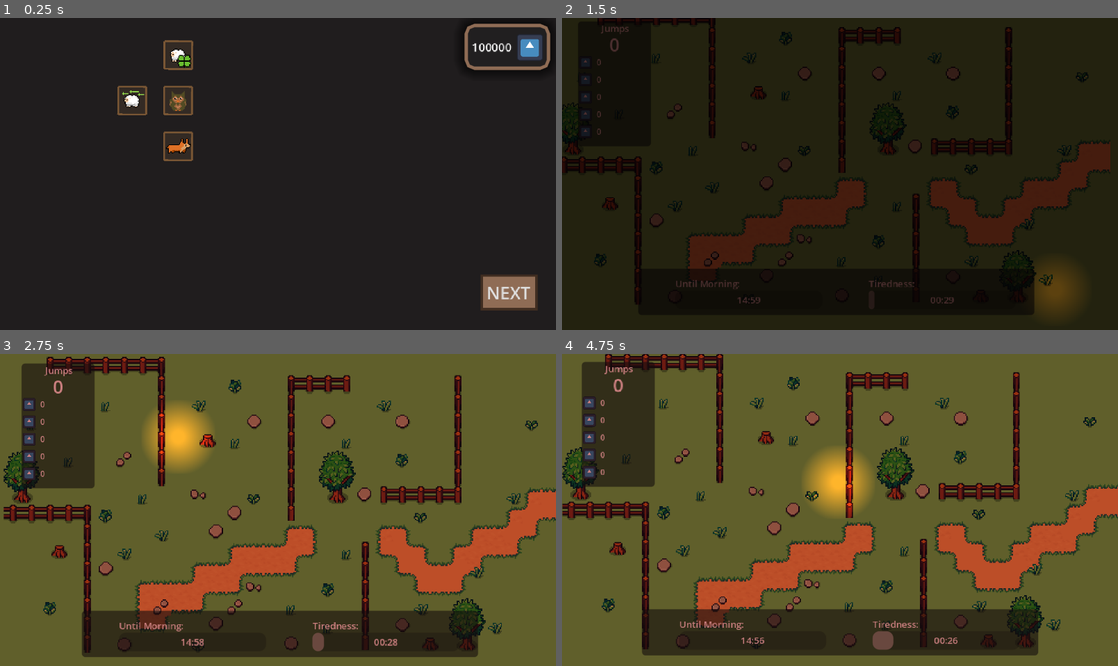
Above: before the commit, frames 1-4 (two rows, left to right).
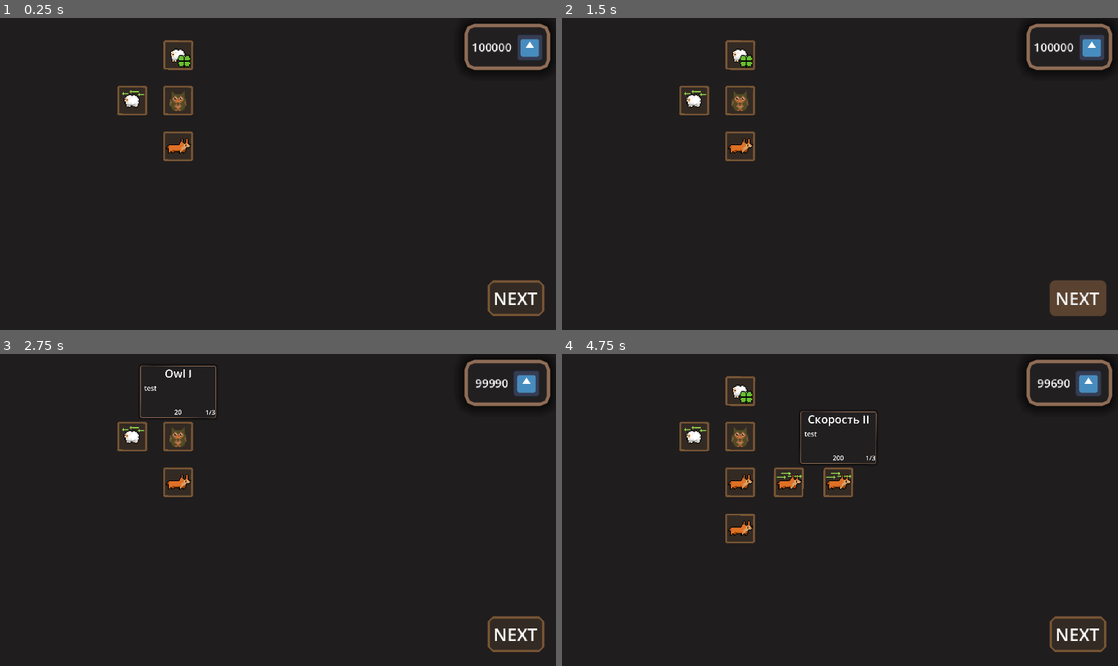
Above: after the commit, the same moments.

Repository: kandlash/Count-The-Sheep
Game: Godot game, scene res://scenes/upgrade_shop.tscn
The game is run twice, just before and just after one commit, with the same random seed, the same clock (stepped at 60 frames per second) and the same inputs. This scene is started directly instead of the project's main scene. The engine's default icon, where the game draws it, is replaced by a stand-in: a white triangle on a blue panel in a dark square. Sound files missing from this copy of the repository are replaced by a short silence.
Inputs (mouse positions are in pixels of both pictures, inside the frame that each line leads up to):
- Up to frame 1 (0.25 s): no input
- Up to frame 2 (1.5 s): click "NEXT" at 0.5 s; click (1079, 298) at 1.25 s, where only the run after the commit has a clickable "NEXT"
- Up to frame 3 (2.75 s): click (177, 435) at 2 s, where only the run after the commit has a clickable "test"
- Up to frame 4 (4.75 s): click (739, 481) at 2.75 s, where only the run after the commit has a clickable "test"; click (789, 481) at 3.5 s, where only the run after the commit has a clickable "test"; click (840, 481) at 4.25 s, where only the run after the commit has a clickable "test"

The runs differ from the first frame. In frame 1, 1.2% of the frame differs, in the area x 86-98%, y 82-96%; in frame 2, 15%; in frame 3, 82%; in frame 4, 82%, in the area x 0-100%, y 0-100%.

Commit message:
new upgrades

Diff:
--- a/scenes/money_count.tscn
+++ b/scenes/money_count.tscn
@@ -3,6 +3,7 @@
 [ext_resource type="Script" uid="uid://cflrdcsxowdni" path="res://scripts/money_count.gd" id="1_iaony"]
 [ext_resource type="Texture2D" uid="uid://d1v0oxc03b7es" path="res://icon.svg" id="2_gq3fm"]
 [ext_resource type="Texture2D" uid="uid://dm0ry6jw84fv4" path="res://assets/sprites/20250420manaSoulHeaderA-Sheet.png" id="3_0j7l4"]
+[ext_resource type="PackedScene" uid="uid://bcijxcxc35oqi" path="res://scenes/next_button.tscn" id="4_7s07o"]
 
 [sub_resource type="StyleBoxFlat" id="StyleBoxFlat_gq3fm"]
 bg_color = Color(0, 0, 0, 1)
@@ -77,22 +78,6 @@
 [sub_resource type="LabelSettings" id="LabelSettings_0j7l4"]
 font_size = 10
 
-[sub_resource type="StyleBoxFlat" id="StyleBoxFlat_yoy78"]
-bg_color = Color(0.3541258, 0.25773245, 0.19408664, 1)
-
-[sub_resource type="StyleBoxFlat" id="StyleBoxFlat_jh3e3"]
-bg_color = Color(0.56078434, 0.42352942, 0.33333334, 1)
-border_width_left = 2
-border_width_top = 2
-border_width_right = 2
-border_width_bottom = 2
-border_color = Color(0.2535206, 0.17999935, 0.13140383, 1)
-
-[sub_resource type="Theme" id="Theme_dddj4"]
-Button/font_sizes/font_size = 15
-Button/styles/hover = SubResource("StyleBoxFlat_yoy78")
-Button/styles/normal = SubResource("StyleBoxFlat_jh3e3")
-
 [node name="money_count" type="Control" unique_id=710266520]
 layout_mode = 3
 anchors_preset = 15
@@ -426,21 +411,11 @@
 texture = ExtResource("2_gq3fm")
 expand_mode = 2
 
-[node name="next_button" type="Button" parent="." unique_id=1691241050]
-layout_mode = 1
-anchors_preset = 3
-anchor_left = 1.0
-anchor_top = 1.0
-anchor_right = 1.0
-anchor_bottom = 1.0
-offset_left = -65.0
-offset_top = -48.0
-offset_right = -16.0
-offset_bottom = -17.0
-grow_horizontal = 0
-grow_vertical = 0
-theme = SubResource("Theme_dddj4")
-disabled = true
-text = "NEXT"
+[node name="next_button" parent="." unique_id=1598570472 instance=ExtResource("4_7s07o")]
+layout_mode = 1
+offset_left = -58.0
+offset_top = -41.0
+offset_right = -9.0
+offset_bottom = -10.0
 
 [connection signal="pressed" from="next_button" to="." method="_on_next_button_pressed"]
--- /dev/null
+++ b/scenes/next_button.tscn
@@ -0,0 +1,43 @@
+[gd_scene format=3 uid="uid://bcijxcxc35oqi"]
+
+[sub_resource type="StyleBoxFlat" id="StyleBoxFlat_yoy78"]
+bg_color = Color(0.3541258, 0.25773245, 0.19408664, 1)
+corner_radius_top_left = 5
+corner_radius_top_right = 5
+corner_radius_bottom_right = 5
+corner_radius_bottom_left = 5
+
+[sub_resource type="StyleBoxFlat" id="StyleBoxFlat_jh3e3"]
+bg_color = Color(0.2, 0.16470589, 0.14117648, 1)
+border_width_left = 2
+border_width_top = 2
+border_width_right = 2
+border_width_bottom = 2
+border_color = Color(0.4745098, 0.3372549, 0.20392157, 1)
+corner_radius_top_left = 4
+corner_radius_top_right = 4
+corner_radius_bottom_right = 4
+corner_radius_bottom_left = 4
+corner_detail = 1
+
+[sub_resource type="Theme" id="Theme_dddj4"]
+Button/colors/font_color = Color(1, 1, 1, 1)
+Button/font_sizes/font_size = 15
+Button/styles/hover = SubResource("StyleBoxFlat_yoy78")
+Button/styles/normal = SubResource("StyleBoxFlat_jh3e3")
+
+[node name="next_button" type="Button" unique_id=1598570472]
+anchors_preset = 3
+anchor_left = 1.0
+anchor_top = 1.0
+anchor_right = 1.0
+anchor_bottom = 1.0
+offset_left = -65.0
+offset_top = -48.0
+offset_right = -16.0
+offset_bottom = -17.0
+grow_horizontal = 0
+grow_vertical = 0
+theme = SubResource("Theme_dddj4")
+disabled = true
+text = "NEXT"
--- a/scenes/upgrade_shop.tscn
+++ b/scenes/upgrade_shop.tscn
@@ -8,6 +8,10 @@
 [ext_resource type="Texture2D" uid="uid://bjj5b62k3vv5f" path="res://assets/sprites/upgrade_icons/dog_upgrade.png" id="4_qu5s7"]
 [ext_resource type="Texture2D" uid="uid://cu24x8j6x52mu" path="res://assets/sprites/upgrade_icons/shee_lucky_upgrade.png" id="4_ybft6"]
 [ext_resource type="Texture2D" uid="uid://d1v0oxc03b7es" path="res://icon.svg" id="5_54pk2"]
+[ext_resource type="Texture2D" uid="uid://caifbefs6piv7" path="res://assets/sprites/upgrade_icons/dog_speed_upgrade.png" id="5_q1psx"]
+[ext_resource type="Texture2D" uid="uid://e32o4pylq7gg" path="res://assets/sprites/upgrade_icons/shee_feed_upgrade.png" id="6_lt0d2"]
+[ext_resource type="Texture2D" uid="uid://baocqqy5x0bc1" path="res://assets/sprites/upgrade_icons/big_brain_upgrade.png" id="8_mndg8"]
+[ext_resource type="PackedScene" uid="uid://bcijxcxc35oqi" path="res://scenes/next_button.tscn" id="9_o5je6"]
 
 [sub_resource type="StyleBoxFlat" id="StyleBoxFlat_7s07o"]
 bg_color = Color(0.12941177, 0.12156863, 0.1254902, 1)
@@ -29,22 +33,6 @@
 [sub_resource type="LabelSettings" id="LabelSettings_ybft6"]
 font_size = 10
 
-[sub_resource type="StyleBoxFlat" id="StyleBoxFlat_yoy78"]
-bg_color = Color(0.3541258, 0.25773245, 0.19408664, 1)
-
-[sub_resource type="StyleBoxFlat" id="StyleBoxFlat_jh3e3"]
-bg_color = Color(0.56078434, 0.42352942, 0.33333334, 1)
-border_width_left = 2
-border_width_top = 2
-border_width_right = 2
-border_width_bottom = 2
-border_color = Color(0.2535206, 0.17999935, 0.13140383, 1)
-
-[sub_resource type="Theme" id="Theme_dddj4"]
-Button/font_sizes/font_size = 15
-Button/styles/hover = SubResource("StyleBoxFlat_yoy78")
-Button/styles/normal = SubResource("StyleBoxFlat_jh3e3")
-
 [node name="UpgradeShop" type="Control" unique_id=1169477032]
 layout_mode = 3
 anchors_preset = 15
@@ -53,6 +41,8 @@
 grow_horizontal = 2
 grow_vertical = 2
 script = ExtResource("1_ya5xe")
+metadata/_edit_vertical_guides_ = [1326.0, 1043.0]
+metadata/_edit_horizontal_guides_ = [224.0, 20.0, -158.0]
 
 [node name="ColorRect" type="ColorRect" parent="." unique_id=1915249550]
 z_index = -25
@@ -60,10 +50,10 @@
 anchors_preset = 15
 anchor_right = 1.0
 anchor_bottom = 1.0
-offset_left = -5093.0
-offset_top = -4616.0
-offset_right = 6424.0
-offset_bottom = 6150.0
+offset_left = -5080.0
+offset_top = -4461.0
+offset_right = 6437.0
+offset_bottom = 6305.0
 grow_horizontal = 2
 grow_vertical = 2
 color = Color(0.1254902, 0.11372549, 0.11764706, 1)
@@ -86,6 +76,30 @@
 texture_normal = ExtResource("4_qu5s7")
 upgrade_id = "dog_1"
 
+[node name="UpgradeNode17" parent="GraphRoot" unique_id=939890506 instance=ExtResource("1_v8ny2")]
+offset_left = 915.00006
+offset_top = 491.0
+offset_right = 1043.0
+offset_bottom = 619.0
+texture_normal = ExtResource("5_q1psx")
+upgrade_id = "speedy_dogs_1"
+
+[node name="UpgradeNode18" parent="GraphRoot" unique_id=1453832302 instance=ExtResource("1_v8ny2")]
+offset_left = 1129.0
+offset_top = 491.0
+offset_right = 1257.0
+offset_bottom = 619.0
+texture_normal = ExtResource("5_q1psx")
+upgrade_id = "speedy_dogs_2"
+
+[node name="UpgradeNode19" parent="GraphRoot" unique_id=529551412 instance=ExtResource("1_v8ny2")]
+offset_left = 1326.0001
+offset_top = 491.0
+offset_right = 1454.0001
+offset_bottom = 619.0
+texture_normal = ExtResource("5_q1psx")
+upgrade_id = "speedy_dogs_3"
+
 [node name="UpgradeNode8" parent="GraphRoot" unique_id=1236975622 instance=ExtResource("1_v8ny2")]
 offset_left = 705.0
 offset_top = 690.99994
@@ -109,6 +123,34 @@
 offset_bottom = 421.0
 upgrade_id = "owl_2"
 
+[node name="UpgradeNode13" parent="GraphRoot" unique_id=316448916 instance=ExtResource("1_v8ny2")]
+offset_left = 916.0
+offset_top = -108.0
+offset_right = 1044.0
+offset_bottom = 20.0
+upgrade_id = "raririty_bonuses_1"
+
+[node name="UpgradeNode14" parent="GraphRoot" unique_id=1016548520 instance=ExtResource("1_v8ny2")]
+offset_left = 1130.0001
+offset_top = -108.0
+offset_right = 1258.0001
+offset_bottom = 20.0
+upgrade_id = "raririty_bonuses_2"
+
+[node name="UpgradeNode15" parent="GraphRoot" unique_id=559977083 instance=ExtResource("1_v8ny2")]
+offset_left = 1326.0001
+offset_top = -107.99997
+offset_right = 1454.0001
+offset_bottom = 20.0
+upgrade_id = "raririty_bonuses_3"
+
+[node name="UpgradeNode16" parent="GraphRoot" unique_id=148115241 instance=ExtResource("1_v8ny2")]
+offset_left = 1504.0001
+offset_top = -107.99997
+offset_right = 1632.0001
+offset_bottom = 20.0
+upgrade_id = "raririty_bonuses_4"
+
 [node name="UpgradeNode3" parent="GraphRoot" unique_id=158135056 instance=ExtResource("1_v8ny2")]
 offset_left = 1129.0
 offset_top = 294.0
@@ -124,6 +166,30 @@
 texture_normal = ExtResource("4_ybft6")
 upgrade_id = "lucky_1"
 
+[node name="UpgradeNode10" parent="GraphRoot" unique_id=601516112 instance=ExtResource("1_v8ny2")]
+offset_left = 918.0
+offset_top = 97.0
+offset_right = 1046.0
+offset_bottom = 225.0
+texture_normal = ExtResource("6_lt0d2")
+upgrade_id = "feed_1"
+
+[node name="UpgradeNode11" parent="GraphRoot" unique_id=1944615102 instance=ExtResource("1_v8ny2")]
+offset_left = 1130.0001
+offset_top = 97.0
+offset_right = 1258.0001
+offset_bottom = 225.0
+texture_normal = ExtResource("6_lt0d2")
+upgrade_id = "feed_2"
+
+[node name="UpgradeNode12" parent="GraphRoot" unique_id=1923201656 instance=ExtResource("1_v8ny2")]
+offset_left = 1327.0
+offset_top = 97.0
+offset_right = 1455.0
+offset_bottom = 225.0
+texture_normal = ExtResource("6_lt0d2")
+upgrade_id = "feed_3"
+
 [node name="UpgradeNode5" parent="GraphRoot" unique_id=1611075887 instance=ExtResource("1_v8ny2")]
 offset_left = 706.0
 offset_top = -108.000015
@@ -147,6 +213,30 @@
 offset_bottom = 421.0
 texture_normal = ExtResource("4_8qunu")
 upgrade_id = "speedy_sheep_1"
+
+[node name="UpgradeButton4" parent="GraphRoot" unique_id=1883955249 instance=ExtResource("1_v8ny2")]
+offset_left = 507.0
+offset_top = 95.0
+offset_right = 635.0
+offset_bottom = 223.0
+texture_normal = ExtResource("8_mndg8")
+upgrade_id = "big_brain_1"
+
+[node name="UpgradeButton5" parent="GraphRoot" unique_id=360698294 instance=ExtResource("1_v8ny2")]
+offset_left = 507.00003
+offset_top = -109.0
+offset_right = 635.0
+offset_bottom = 19.0
+texture_normal = ExtResource("8_mndg8")
+upgrade_id = "big_brain_2"
+
+[node name="UpgradeButton6" parent="GraphRoot" unique_id=366254117 instance=ExtResource("1_v8ny2")]
+offset_left = 507.00003
+offset_top = -287.0
+offset_right = 635.0
+offset_bottom = -159.0
+texture_normal = ExtResource("8_mndg8")
+upgrade_id = "big_brain_3"
 
 [node name="UpgradeButton2" parent="GraphRoot" unique_id=453049788 instance=ExtResource("1_v8ny2")]
 offset_left = 319.00003
@@ -205,19 +295,9 @@
 texture = ExtResource("5_54pk2")
 expand_mode = 2
 
-[node name="next_button" type="Button" parent="CanvasLayer" unique_id=842067315]
-anchors_preset = 3
-anchor_left = 1.0
-anchor_top = 1.0
-anchor_right = 1.0
-anchor_bottom = 1.0
-offset_left = -65.0
-offset_top = -48.0
-offset_right = -16.0
-offset_bottom = -17.0
-grow_horizontal = 0
-grow_vertical = 0
-theme = SubResource("Theme_dddj4")
-text = "NEXT"
-
-[connection signal="pressed" from="CanvasLayer/next_button" to="." method="_on_next_button_pressed"]
+[node name="next_button" parent="CanvasLayer" unique_id=1598570472 instance=ExtResource("9_o5je6")]
+offset_left = -59.0
+offset_top = -43.0
+offset_right = -10.0
+offset_bottom = -12.0
+disabled = false
--- a/scripts/money_count.gd
+++ b/scripts/money_count.gd
@@ -107,8 +107,6 @@
 # --------------------------------------------------
 
 func _animate_money_gain(amount: int):
-	if amount <= 0:
-		return
 
 	var start_money = G.money
 	var end_money = G.money + amount
--- a/scripts/upgrades/upgrade_data.gd
+++ b/scripts/upgrades/upgrade_data.gd
@@ -46,7 +46,7 @@
 		"max_level": 1,
 		"cost": [200],
 		"parents": [],
-		"next": ["lucky_2"],
+		"next": ["lucky_2", "feed_1"],
 
 		"effects": [
 			[{ "type": "lucky", "value": 0.10 }]
@@ -82,7 +82,7 @@
 		"max_level": 3,
 		"cost": [50, 100, 150],
 		"parents": [],
-		"next": ["speedy_sheep_2"],
+		"next": ["speedy_sheep_2", "big_brain_1"],
 
 		"effects": [
 			[{ "type": "sheep_speed_percent", "value": 5.0 }],
@@ -151,5 +151,184 @@
 			[{ "type": "spawn_dog", "value": 1 }]
 		]
 	},
+	"feed_1": {
+		"name": "Прикормка I",
+		"max_level": 3,
+		"cost": [100, 200, 300],
+		"parents": ["lucky_1"],
+		"next": ["feed_2"],
+
+		"effects": [
+			[{ "type": "sheep_max_time", "value": 10 }],
+			[{ "type": "sheep_max_time", "value": 10 }],
+			[{ "type": "sheep_max_time", "value": 10 }]
+		]
+	},
+	"feed_2": {
+		"name": "Прикормка II",
+		"max_level": 3,
+		"cost": [400, 500, 600],
+		"parents": ["feed_1"],
+		"next": ["feed_3"],
+
+		"effects": [
+			[{ "type": "sheep_max_time", "value": 10 }],
+			[{ "type": "sheep_max_time", "value": 10 }],
+			[{ "type": "sheep_max_time", "value": 10 }]
+		]
+	},
+	"feed_3": {
+		"name": "Прикормка III",
+		"max_level": 3,
+		"cost": [700, 800, 900],
+		"parents": ["feed_2"],
+		"next": [],
+
+		"effects": [
+			[{ "type": "sheep_max_time", "value": 20 }],
+			[{ "type": "sheep_max_time", "value": 30 }],
+			[{ "type": "sheep_max_time", "value": 50 }]
+		]
+	},
+
+	"big_brain_1": {
+		"name": "Ум I",
+		"max_level": 3,
+		"cost": [100, 200, 300],
+		"parents": ["speedy_sheep_1"],
+		"next": ["big_brain_2"],
+
+		"effects": [
+			[{ "type": "sheep_confusion_time", "value": 5 }],
+			[{ "type": "sheep_confusion_time", "value": 5 }],
+			[{ "type": "sheep_confusion_time", "value": 5 }]
+		]
+	},
+
+	"big_brain_2": {
+		"name": "Ум II",
+		"max_level": 3,
+		"cost": [400, 500, 600],
+		"parents": ["big_brain_1"],
+		"next": ["big_brain_3"],
+
+		"effects": [
+			[{ "type": "sheep_confusion_time", "value": 5 }],
+			[{ "type": "sheep_confusion_time", "value": 5 }],
+			[{ "type": "sheep_confusion_time", "value": 5 }]
+		]
+	},
+
+	"big_brain_3": {
+		"name": "Ум III",
+		"max_level": 3,
+		"cost": [700, 800, 900],
+		"parents": ["big_brain_2"],
+		"next": [],
+
+		"effects": [
+			[{ "type": "sheep_confusion_time", "value": 5 }],
+			[{ "type": "sheep_confusion_time", "value": 5 }],
+			[{ "type": "sheep_confusion_time", "value": 5 }]
+		]
+	},
+
+	"raririty_bonuses_1": {
+		"name": "Бонусы I",
+		"max_level": 3,
+		"cost": [100, 200, 300],
+		"parents": ["lucky_2"],
+		"next": ["raririty_bonuses_2"],
+
+		"effects": [
+			[{ "type": "uncomon_bonuses", "value": 10 }],
+			[{ "type": "uncomon_bonuses", "value": 10 }],
+			[{ "type": "uncomon_bonuses", "value": 10 }]
+		]
+	},
+
+	"raririty_bonuses_2": {
+		"name": "Бонусы II",
+		"max_level": 3,
+		"cost": [400, 500, 600],
+		"parents": ["raririty_bonuses_1"],
+		"next": ["raririty_bonuses_3"],
+
+		"effects": [
+			[{ "type": "rare_bonuses", "value": 10 }],
+			[{ "type": "rare_bonuses", "value": 10 }],
+			[{ "type": "rare_bonuses", "value": 10 }]
+		]
+	},
+
+	"raririty_bonuses_3": {
+		"name": "Бонусы III",
+		"max_level": 3,
+		"cost": [400, 500, 600],
+		"parents": ["raririty_bonuses_2"],
+		"next": ["raririty_bonuses_4"],
+
+		"effects": [
+			[{ "type": "epic_bonuses", "value": 10 }],
+			[{ "type": "epic_bonuses", "value": 10 }],
+			[{ "type": "epic_bonuses", "value": 10 }]
+		]
+	},
+
+	"raririty_bonuses_4": {
+		"name": "Бонусы IIII",
+		"max_level": 3,
+		"cost": [400, 500, 600],
+		"parents": ["raririty_bonuses_3"],
+		"next": [],
+
+		"effects": [
+			[{ "type": "legend_bonuses", "value": 10 }],
+			[{ "type": "legend_bonuses", "value": 10 }],
+			[{ "type": "legend_bonuses", "value": 10 }]
+		]
+	},
+
+	"speedy_dogs_1": {
+		"name": "Скорость I",
+		"max_level": 3,
+		"cost": [100, 200, 300],
+		"parents": ["dog_1"],
+		"next": ["speedy_dogs_2"],
+
+		"effects": [
+			[{ "type": "dogs_speed_percent", "value": 5 }],
+			[{ "type": "dogs_speed_percent", "value": 5 }],
+			[{ "type": "dogs_speed_percent", "value": 5 }]
+		]
+	},
+
+	"speedy_dogs_2": {
+		"name": "Скорость II",
+		"max_level": 3,
+		"cost": [100, 200, 300],
+		"parents": ["dog_1"],
+		"next": ["speedy_dogs_3"],
+
+		"effects": [
+			[{ "type": "dogs_speed_percent", "value": 5 }],
+			[{ "type": "dogs_speed_percent", "value": 5 }],
+			[{ "type": "dogs_speed_percent", "value": 5 }]
+		]
+	},
+
+	"speedy_dogs_3": {
+		"name": "Скорость III",
+		"max_level": 3,
+		"cost": [100, 200, 300],
+		"parents": ["dog_2"],
+		"next": [],
+
+		"effects": [
+			[{ "type": "dogs_speed_percent", "value": 5 }],
+			[{ "type": "dogs_speed_percent", "value": 5 }],
+			[{ "type": "dogs_speed_percent", "value": 5 }]
+		]
+	},
 
 	}
Binary file added: assets/sprites/upgrade_icons/big_brain_upgrade.png
Not shown, added: assets/sprites/upgrade_icons/big_brain_upgrade.png.import
Binary file added: assets/sprites/upgrade_icons/dog_speed_upgrade.png
Not shown, added: assets/sprites/upgrade_icons/dog_speed_upgrade.png.import
Binary file added: assets/sprites/upgrade_icons/shee_feed_upgrade.png
Not shown, added: assets/sprites/upgrade_icons/shee_feed_upgrade.png.import
